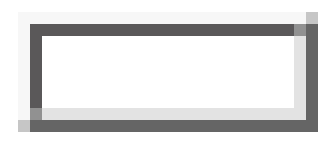
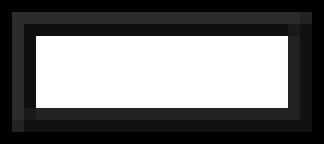
Before/after of a 324 x 144 layered artwork. What changed in the layer stack:
hid "图层 7", painted on it over [left=0, top=0, right=324, bottom=144]
added layer "图层 9" above "图层 8" over [left=0, top=0, right=324, bottom=144]
